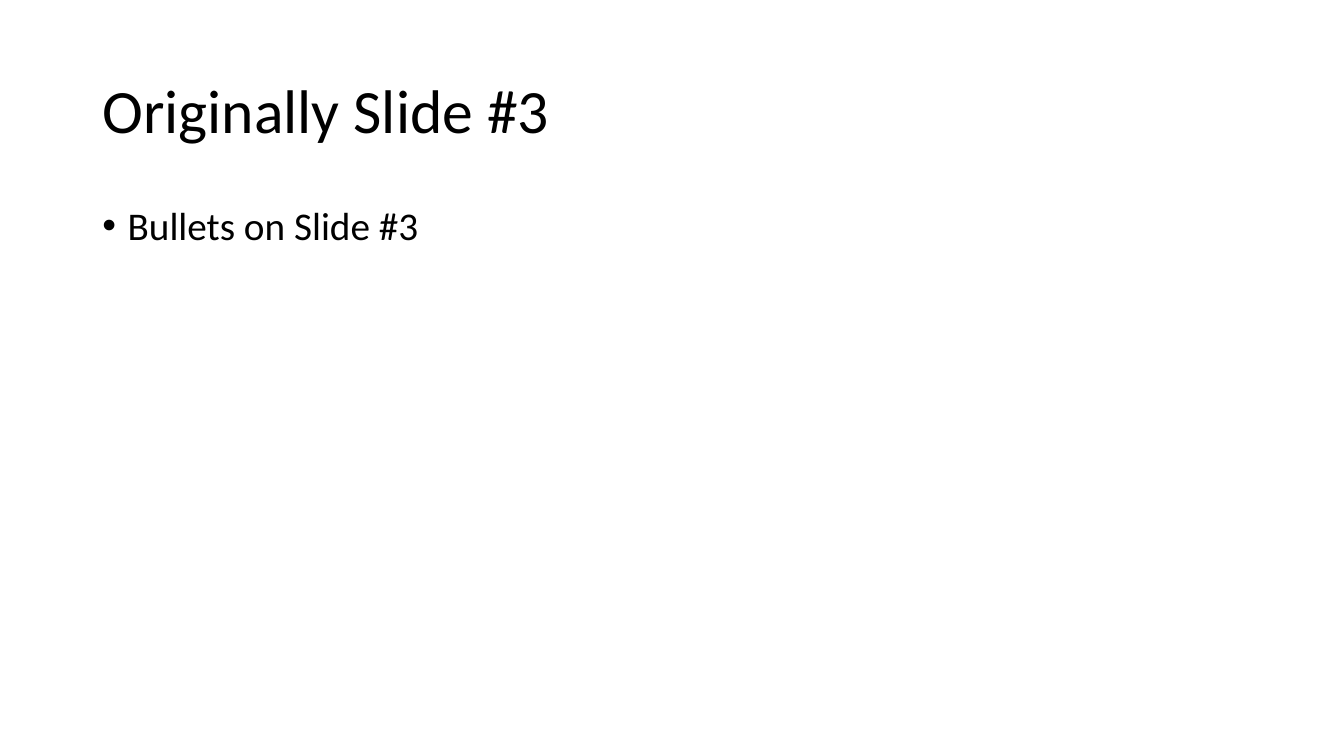
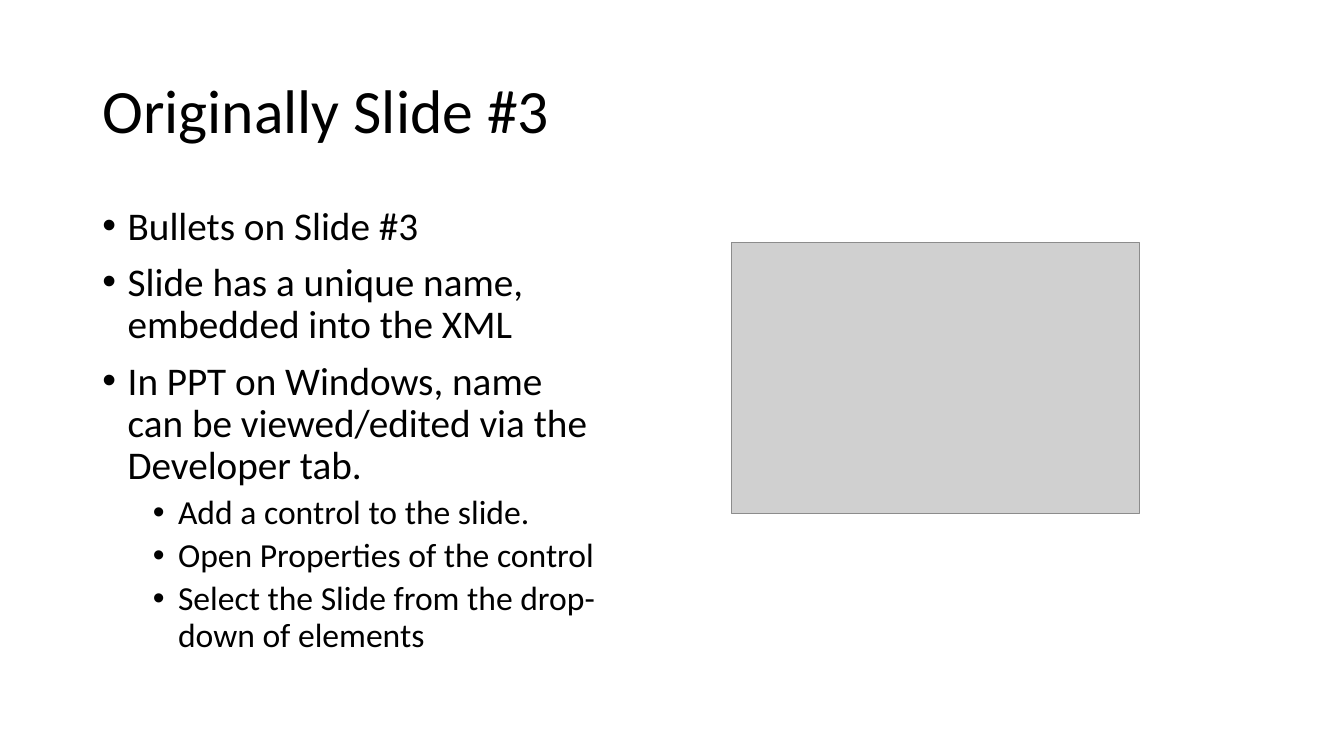
Before and after one commit to timcolson/slidebuilder, a slide deck: slide 3 of source1.pptx. Drawn at 1344x756 pixels with LibreOffice and Linux fonts; fonts in the diff are those of the drawing; grey boxes stand for pictures. Boxes give left, top, right and bottom in pixels: in the first picture for what was removed or moved away, otherwise in the second. Text is boxed around its words. In the diff, an @@ line names an element or a change of style, - is before the commit and + after.

Commit message:
Embed audio, pencil jpg, and UUID cSld name

```diff
--- a/source1.pptx
+++ b/source1.pptx
@@ text at [128,268,594,648]: paragraphs added @@
+• Slide has a unique name, embedded into the XML
+• In PPT on Windows, name can be viewed/edited via the Developer tab.
+  • Add a control to the slide.
+  • Open Properties of the control
+  • Select the Slide from the drop-down of elements
@@ picture added at [732,242,1139,513] @@
```
Also in this commit, not shown: 2 other slides changed.
